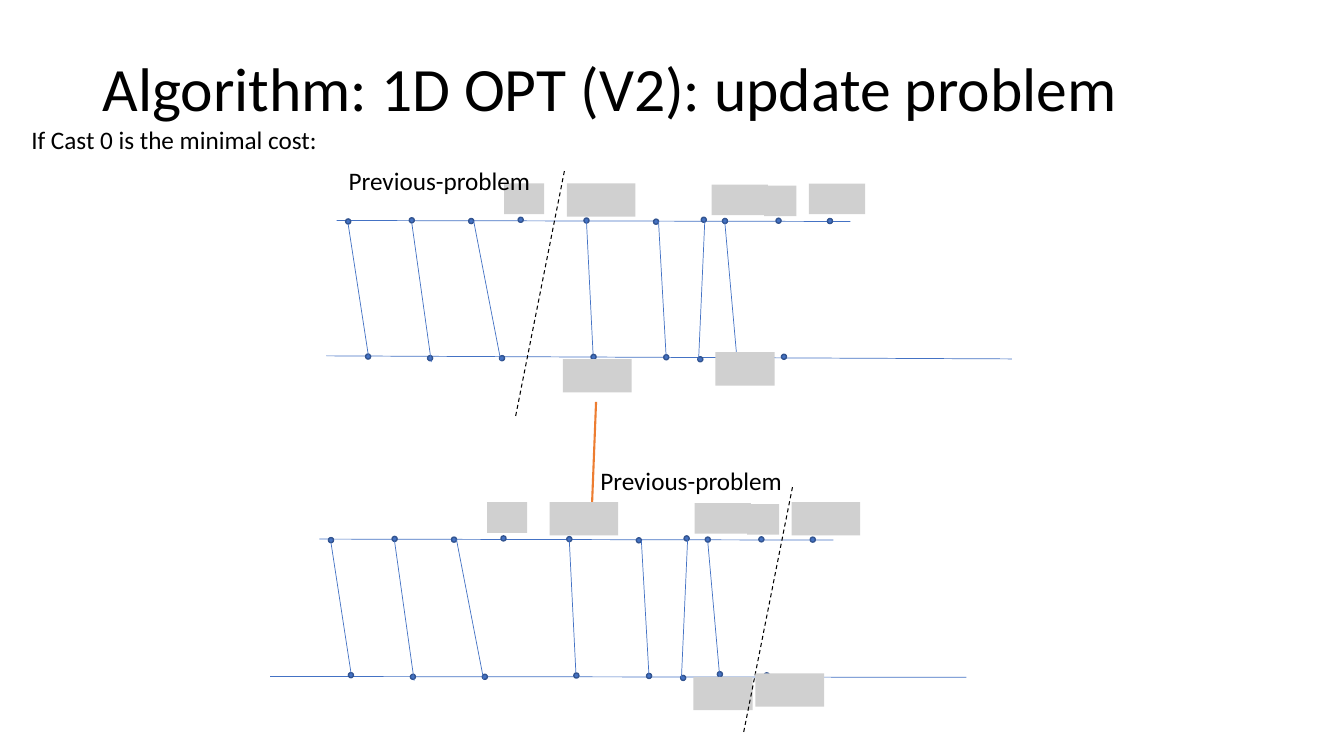
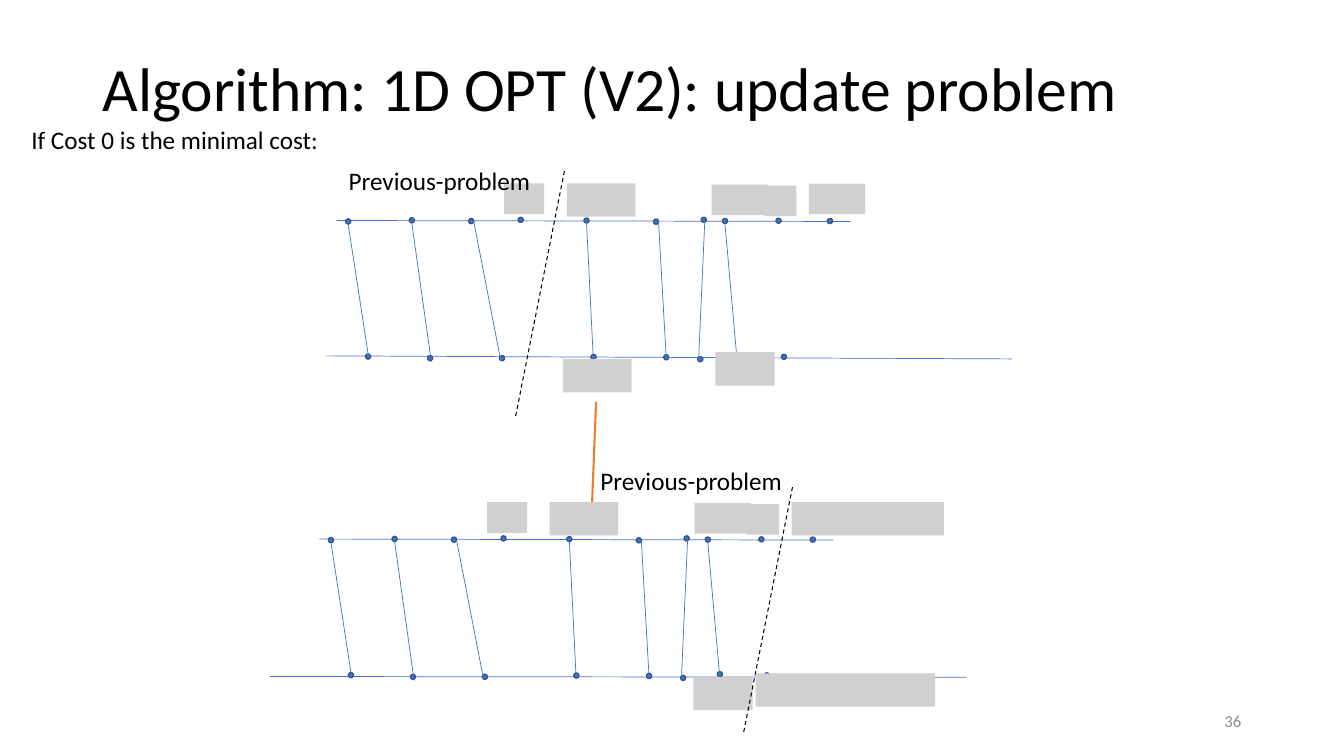
Before and after one commit to yikun-baio/sliced_opt, a slide deck: slide 36 of Sliced Optimal Partial Transport/report/OPT_Yikun.pptx. Drawn at 1344x756 pixels with LibreOffice and Linux fonts; fonts in the diff are those of the drawing; grey boxes stand for pictures. Boxes give left, top, right and bottom in pixels: in the first picture for what was removed or moved away, otherwise in the second. Text is boxed around its words. In the diff, an @@ line names an element or a change of style, - is before the commit and + after.

```diff
--- a/Sliced Optimal Partial Transport/report/OPT_Yikun.pptx
+++ b/Sliced Optimal Partial Transport/report/OPT_Yikun.pptx
@@ text at (31, 131, 317, 150): text changed @@
-If Cast 0 is the minimal cost:
+If Cost 0 is the minimal cost:
@@ picture: place and size @@
-picture at (791, 502, 860, 535)
+picture at (791, 502, 944, 535)
@@ picture: place and size @@
-picture at (756, 674, 825, 707)
+picture at (756, 674, 936, 707)
@@ page number added at (1224, 716, 1241, 727), 12 pt, text #8C8C8C @@
+36
```
Also in this commit, not shown: 48 other slides changed, 5 slides added, 23 other files.
